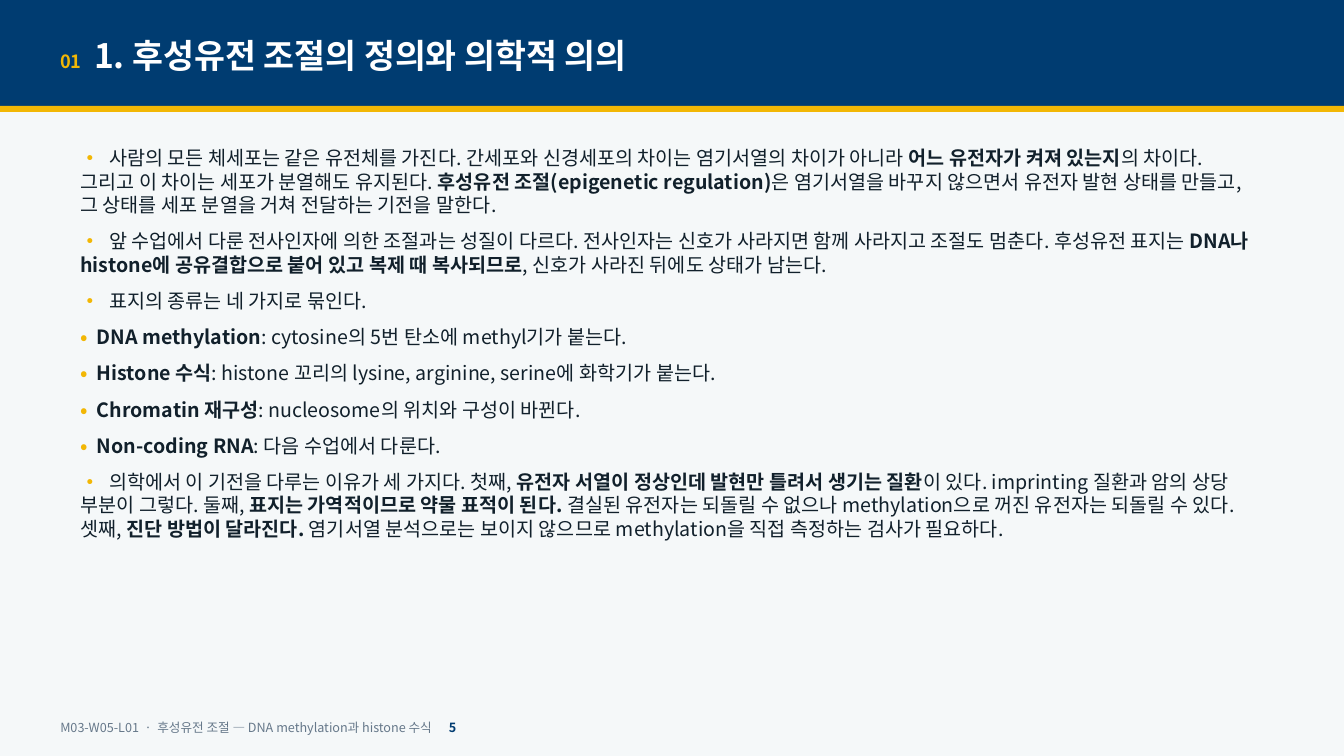
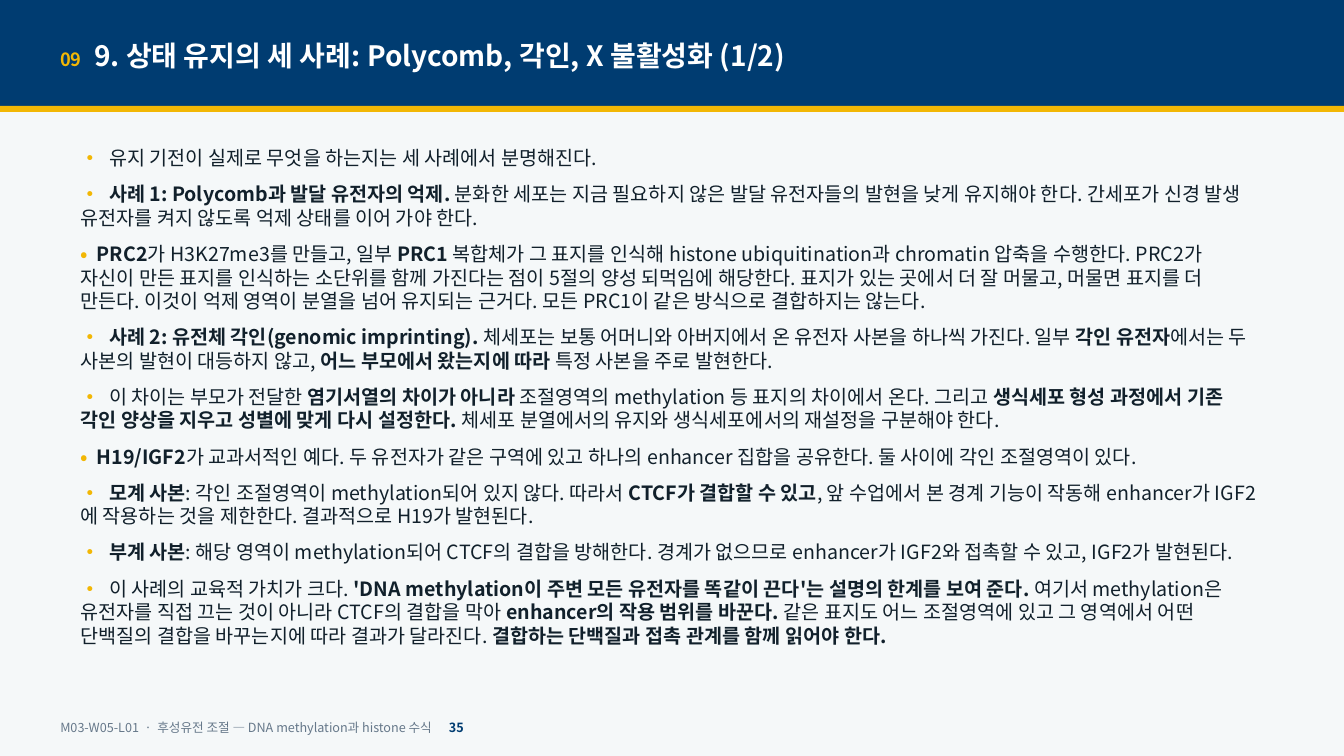
Before and after one commit to hoperiasd2/hoperiasd2.github.io, a slide deck: slide 35 of curriculum/M03/W05/L01/slides.pptx (slide 5 before the commit). Drawn at 1344x756 pixels with LibreOffice and Linux fonts; fonts in the diff are those of the drawing. Boxes give left, top, right and bottom in pixels: in the first picture for what was removed or moved away, otherwise in the second. Text is boxed around its words. In the diff, an @@ line names an element or a change of style, - is before the commit and + after.

```diff
--- a/curriculum/M03/W05/L01/slides.pptx
+++ b/curriculum/M03/W05/L01/slides.pptx
@@ text at <box>60,42,785,73</box>: text changed; size 24 to 20 pt @@
-01 1. 후성유전 조절의 정의와 의학적 의의
+09 9. 상태 유지의 세 사례: Polycomb, 각인, X 불활성화 (1/2)
@@ text at <box>80,148,1247,645</box>: text changed @@
-• 사람의 모든 체세포는 같은 유전체를 가진다. 간세포와 신경세포의 차이는 염기서열의 차이가 아니라 어느 유전자가 켜져 있는지의 차이다. 그리고 이 차이는 세포가 분열해도 유지된다. 후성유전 조절(epigenetic regulation)은 염기서열을 바꾸지 않으면서 유전자 발현 상태를 만들고, 그 상태를 세포 분열을 거쳐 전달하는 기전을 말한다.
-• 앞 수업에서 다룬 전사인자에 의한 조절과는 성질이 다르다. 전사인자는 신호가 사라지면 함께 사라지고 조절도 멈춘다. 후성유전 표지는 DNA나 histone에 공유결합으로 붙어 있고 복제 때 복사되므로, 신호가 사라진 뒤에도 상태가 남는다.
-• 표지의 종류는 네 가지로 묶인다.
-• DNA methylation: cytosine의 5번 탄소에 methyl기가 붙는다.
-• Histone 수식: histone 꼬리의 lysine, arginine, serine에 화학기가 붙는다.
-• Chromatin 재구성: nucleosome의 위치와 구성이 바뀐다.
-• Non-coding RNA: 다음 수업에서 다룬다.
-• 의학에서 이 기전을 다루는 이유가 세 가지다. 첫째, 유전자 서열이 정상인데 발현만 틀려서 생기는 질환이 있다. imprinting 질환과 암의 상당 부분이 그렇다. 둘째, 표지는 가역적이므로 약물 표적이 된다. 결실된 유전자는 되돌릴 수 없으나 methylation으로 꺼진 유전자는 되돌릴 수 있다. 셋째, 진단 방법이 달라진다. 염기서열 분석으로는 보이지 않으므로 methylation을 직접 측정하는 검사가 필요하다.
+• 유지 기전이 실제로 무엇을 하는지는 세 사례에서 분명해진다.
+• 사례 1: Polycomb과 발달 유전자의 억제. 분화한 세포는 지금 필요하지 않은 발달 유전자들의 발현을 낮게 유지해야 한다. 간세포가 신경 발생 유전자를 켜지 않도록 억제 상태를 이어 가야 한다.
+• PRC2가 H3K27me3를 만들고, 일부 PRC1 복합체가 그 표지를 인식해 histone ubiquitination과 chromatin 압축을 수행한다. PRC2가 자신이 만든 표지를 인식하는 소단위를 함께 가진다는 점이 5절의 양성 되먹임에 해당한다. 표지가 있는 곳에서 더 잘 머물고, 머물면 표지를 더 만든다. 이것이 억제 영역이 분열을 넘어 유지되는 근거다. 모든 PRC1이 같은 방식으로 결합하지는 않는다.
+• 사례 2: 유전체 각인(genomic imprinting). 체세포는 보통 어머니와 아버지에서 온 유전자 사본을 하나씩 가진다. 일부 각인 유전자에서는 두 사본의 발현이 대등하지 않고, 어느 부모에서 왔는지에 따라 특정 사본을 주로 발현한다.
+• 이 차이는 부모가 전달한 염기서열의 차이가 아니라 조절영역의 methylation 등 표지의 차이에서 온다. 그리고 생식세포 형성 과정에서 기존 각인 양상을 지우고 성별에 맞게 다시 설정한다. 체세포 분열에서의 유지와 생식세포에서의 재설정을 구분해야 한다.
+• H19/IGF2가 교과서적인 예다. 두 유전자가 같은 구역에 있고 하나의 enhancer 집합을 공유한다. 둘 사이에 각인 조절영역이 있다.
+• 모계 사본: 각인 조절영역이 methylation되어 있지 않다. 따라서 CTCF가 결합할 수 있고, 앞 수업에서 본 경계 기능이 작동해 enhancer가 IGF2에 작용하는 것을 제한한다. 결과적으로 H19가 발현된다.
+• 부계 사본: 해당 영역이 methylation되어 CTCF의 결합을 방해한다. 경계가 없으므로 enhancer가 IGF2와 접촉할 수 있고, IGF2가 발현된다.
+• 이 사례의 교육적 가치가 크다. 'DNA methylation이 주변 모든 유전자를 똑같이 끈다'는 설명의 한계를 보여 준다. 여기서 methylation은 유전자를 직접 끄는 것이 아니라 CTCF의 결합을 막아 enhancer의 작용 범위를 바꾼다. 같은 표지도 어느 조절영역에 있고 그 영역에서 어떤 단백질의 결합을 바꾸는지에 따라 결과가 달라진다. 결합하는 단백질과 접촉 관계를 함께 읽어야 한다.
@@ text at <box>60,721,464,735</box>: text changed @@
-M03-W05-L01 · 후성유전 조절 — DNA methylation과 histone 수식 5
+M03-W05-L01 · 후성유전 조절 — DNA methylation과 histone 수식 35
```
Also in this commit, not shown: 42 other slides changed, 8 slides added, 5 slides removed, 17 other files.
